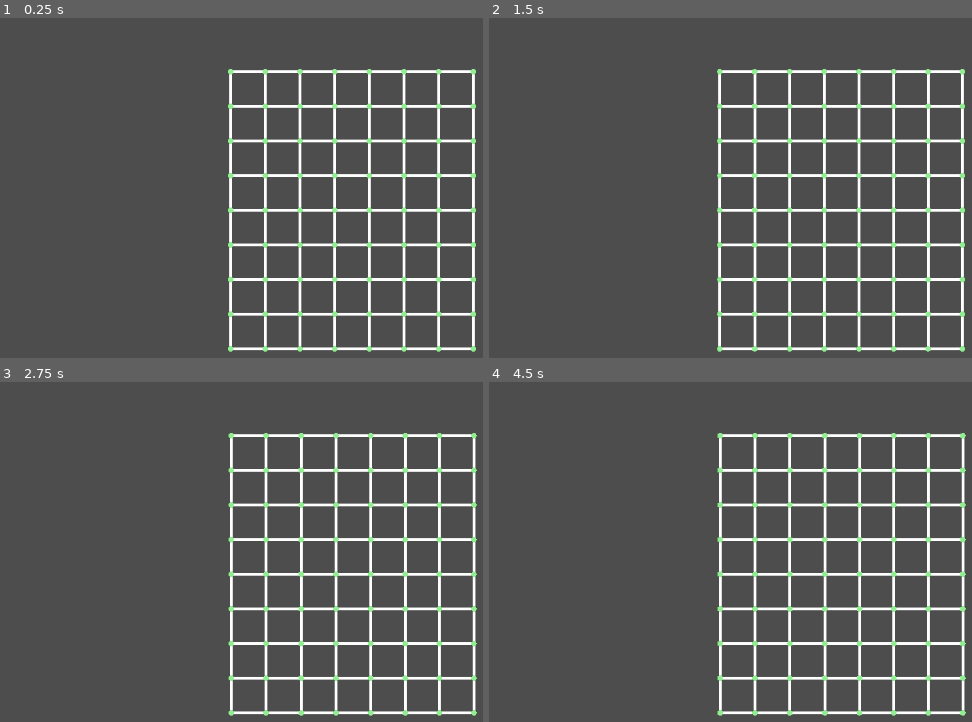
Above: before the commit, frames 1-4 (two rows, left to right).
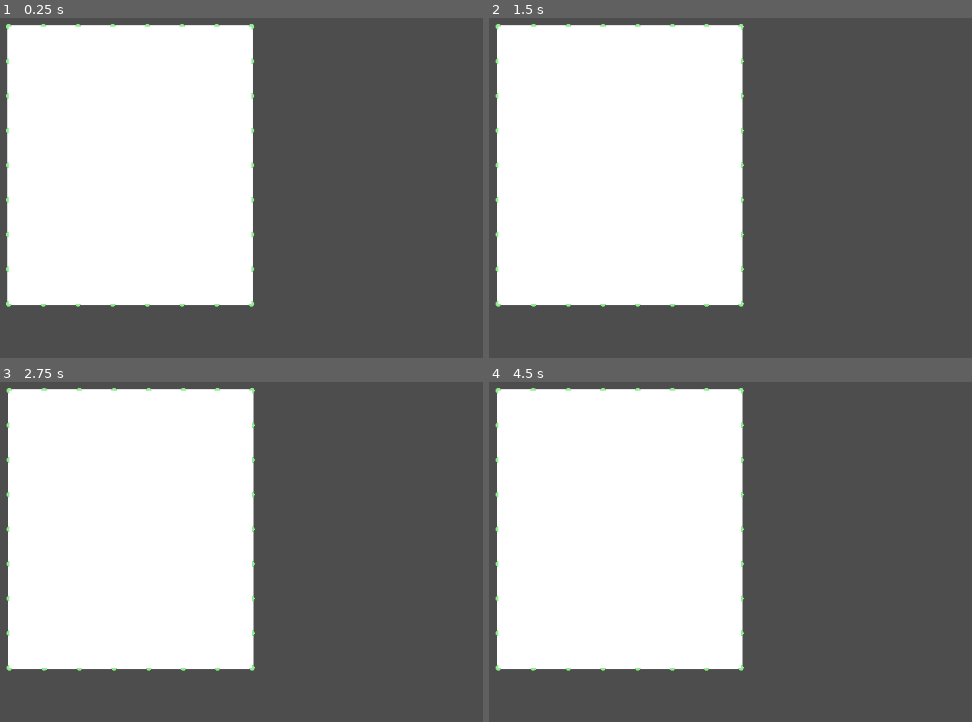
Above: after the commit, the same moments.

Repository: kennethbchen/Medical-Malpicross-Game
Game: Godot game, scene res://scenes/game.tscn
The game is run twice, just before and just after one commit, with the same random seed, the same clock (stepped at 60 frames per second) and the same inputs.
Inputs (mouse positions are in pixels of both pictures, inside the frame that each line leads up to):
- Up to frame 1 (0.25 s): no input
- Up to frame 2 (1.5 s): move the mouse to (outside the picture) at 0.52 s; move the mouse to (701, 239) at 1.27 s
- Up to frame 3 (2.75 s): tap Enter at 2 s; move the mouse to (454, 480) at 2.02 s
- Up to frame 4 (4.5 s): tap Space at 2.75 s; move the mouse to (822, 671) at 2.77 s; move the mouse to (outside the picture) at 3.52 s; tap Enter at 4.25 s; move the mouse to (624, 514) at 4.27 s

The runs differ from the first frame. In frame 1, 49% of the frame differs, in the area x 1-99%, y 1-99%; in frame 2, 49%; in frame 3, 50%; in frame 4, 50%.

Commit message:
Started implementing grid_mesh.gd to make visuals for simulated grid

Diff:
--- a/scenes/game.tscn
+++ b/scenes/game.tscn
@@ -1,16 +1,21 @@
-[gd_scene load_steps=4 format=3 uid="uid://hwsx8i5h37ma"]
+[gd_scene load_steps=5 format=3 uid="uid://hwsx8i5h37ma"]
 
 [ext_resource type="Script" uid="uid://cn331p8wooovl" path="res://scripts/point_grid.gd" id="1_uwrxv"]
 [ext_resource type="Script" uid="uid://clnv3gpmlj01o" path="res://scripts/puzzle_grid.gd" id="1_yqjtg"]
 [ext_resource type="Script" uid="uid://1kiapugm7kgr" path="res://scripts/debug_commands.gd" id="3_lnu2h"]
+[ext_resource type="Script" uid="uid://s5lgnr5qn5q2" path="res://scripts/resources/grid_mesh.gd" id="4_lbhrr"]
 
 [node name="Game" type="Node2D"]
 script = ExtResource("1_yqjtg")
 
 [node name="PointMassSim" type="Node2D" parent="."]
-position = Vector2(320, 65)
 script = ExtResource("1_uwrxv")
+draw_sim = true
 metadata/_edit_group_ = true
 
 [node name="DebugCommands" type="Node" parent="."]
 script = ExtResource("3_lnu2h")
+
+[node name="GridMesh2D" type="MeshInstance2D" parent="."]
+script = ExtResource("4_lbhrr")
+metadata/_custom_type_script = ExtResource("4_lbhrr")
--- a/scripts/point_grid.gd
+++ b/scripts/point_grid.gd
@@ -1,5 +1,6 @@
 extends Node2D
 
+@export var draw_sim: bool = false
 @export var hide_fixed: bool = true
 
 var points: Array[PointMassSim.PointMass]
@@ -27,6 +28,10 @@
 	elif event.is_action_released("debug_click"):
 		drag = false
 
+func get_point(row, col) -> PointMassSim.PointMass:
+	return point_map[Vector2(col, row)]
+
+# TODO It is kinda weird that generate_point_grid is (col,row) instead of (row,col)
 func generate_point_grid(point_columns: int, point_rows: int, point_distance: float):
 
 	var columns = point_columns
@@ -63,7 +68,7 @@
 
 				if not point_b: continue
 
-				var constraint = PointMassSim.SpringConstraint.new(point, point_b, -1, 100, 5)
+				var constraint = PointMassSim.SpringConstraint.new(point, point_b, -1, 100, 50)
 				constraints.append(constraint)
 
 
@@ -100,6 +105,8 @@
 
 func _draw():
 
+	if not draw_sim: return
+
 	for i in range(len(constraints)):
 
 		if (constraints[i].point_a.fixed or constraints[i].point_b.fixed) and hide_fixed:
--- a/scripts/puzzle_grid.gd
+++ b/scripts/puzzle_grid.gd
@@ -2,8 +2,7 @@
 
 @onready var point_mass_sim: Node2D = $PointMassSim
 
-var columns = 10
-var rows = 10
+@onready var grid_mesh: GridMesh2D = $GridMesh2D
 
 var puzzle_string: String = \
 """0 1 1 1 0
@@ -11,21 +10,42 @@
 0 1 0 1 1
 0 1 0 0 0
 0 1 1 1 0"""
+
+var sim_point_rows: int
+var sim_point_columns: int
+
+var board_cell_rows: int
+var board_cell_columns: int
+
 func _ready() -> void:
 
 	var puzzle: Puzzle = Puzzle.new(puzzle_string)
 	var board_size = puzzle.board_size()
-	generate_puzzle_board(board_size.x, board_size.y)
 
-func generate_puzzle_board(grid_columns: int, grid_rows, grid_size: float = 50):
-	# n grid columns / rows means that
+	board_cell_rows = board_size.x
+	board_cell_columns = board_size.y
+
+	# n board cell columns / rows means that
 	# the point sim will have n + 3 columns / rows of points
 	# because the outer perimeter of cells is fixed to give the sim structure
 	# and don't wiggle around, so we don't count them as part of the board
-	point_mass_sim.generate_point_grid(grid_columns + 3, grid_rows + 3, 50)
+	sim_point_rows = board_cell_rows + 3
+	sim_point_columns = board_cell_columns + 3
+
+	point_mass_sim.generate_point_grid(sim_point_columns, sim_point_rows, 50)
+
+func get_board_points() -> Array[Vector2]:
+
+	var output: Array[Vector2]
+
+	for row in range(1, sim_point_rows - 1):
+		for col in range(1, sim_point_columns - 1):
+			output.push_back(point_mass_sim.get_point(row, col).position)
+
+	return output
 
 func _process(delta: float) -> void:
-	pass
+	grid_mesh.construct_from_points(get_board_points(), sim_point_rows - 2, sim_point_columns - 2)
 
 class PuzzleCell:
 	extends RefCounted
--- /dev/null
+++ b/scripts/resources/grid_mesh.gd
@@ -0,0 +1,68 @@
+extends MeshInstance2D
+
+class_name GridMesh2D
+
+func _ready() -> void:
+	pass # Replace with function body.
+
+## Assumes rectangular array of points
+func construct_from_points(points: Array[Vector2], rows: int, columns: int) -> void:
+
+	if not is_inside_tree() or not is_node_ready():
+		return
+
+	if not is_instance_valid(mesh):
+		mesh = ArrayMesh.new()
+
+	var am := mesh as ArrayMesh
+	if am.get_surface_count() > 0:
+		am.clear_surfaces()
+
+	var vertices = PackedVector2Array()
+
+	# Each point that isn't on the rightmost / bottommost edge is the
+	# top left point of a quad
+	for row in range(rows-1):
+		for col in range(columns-1):
+
+			# (row, col) defines the top left position of the quad
+			# we are currently looking at
+
+			# convert (row, col) to an index in points
+			# https://softwareengineering.stackexchange.com/questions/212808/treating-a-1d-data-structure-as-2d-grid
+
+			# Make two triangles to construct one quad
+			# First triangle
+
+			# Top Left
+			vertices.push_back(points[col + columns * row])
+
+			# Top Right
+			vertices.push_back(points[(col + 1) + columns * row])
+
+			# Bottom Left
+			vertices.push_back(points[col + (columns * (row + 1))])
+
+			# Second Triangle
+
+			# Top Right
+			vertices.push_back(points[(col + 1) + columns * row])
+
+			# Bottom Right
+			vertices.push_back(points[(col + 1) + columns * (row + 1)])
+
+			# Bottom Left
+			vertices.push_back(points[col + (columns * (row + 1))])
+
+	var arrays = []
+	arrays.resize(Mesh.ARRAY_MAX)
+	arrays[Mesh.ARRAY_VERTEX] = vertices
+
+	am.add_surface_from_arrays(Mesh.PRIMITIVE_TRIANGLES, arrays)
+
+func push_quad(top_left_position: Vector2, quad_size: float) -> void:
+	pass
+
+# Called every frame. 'delta' is the elapsed time since the previous frame.
+func _process(delta: float) -> void:
+	pass
--- a/scripts/resources/puzzle.gd
+++ b/scripts/resources/puzzle.gd
@@ -39,7 +39,8 @@
 	for row_hint in hint[1]:
 		if row_hint.size() > max_hint_row_size:
 			max_hint_row_size = row_hint.size()
-	return Vector2i(input_size().x + max_hint_row_size, input_size().y + max_hint_column_size)
+
+	return Vector2i(input_size().x + max_hint_column_size, input_size().y + max_hint_row_size)
 
 func get_cell(row, column) -> bool:
 	return _solution[row][column]
Not shown, added: scripts/resources/grid_mesh.gd.uid
